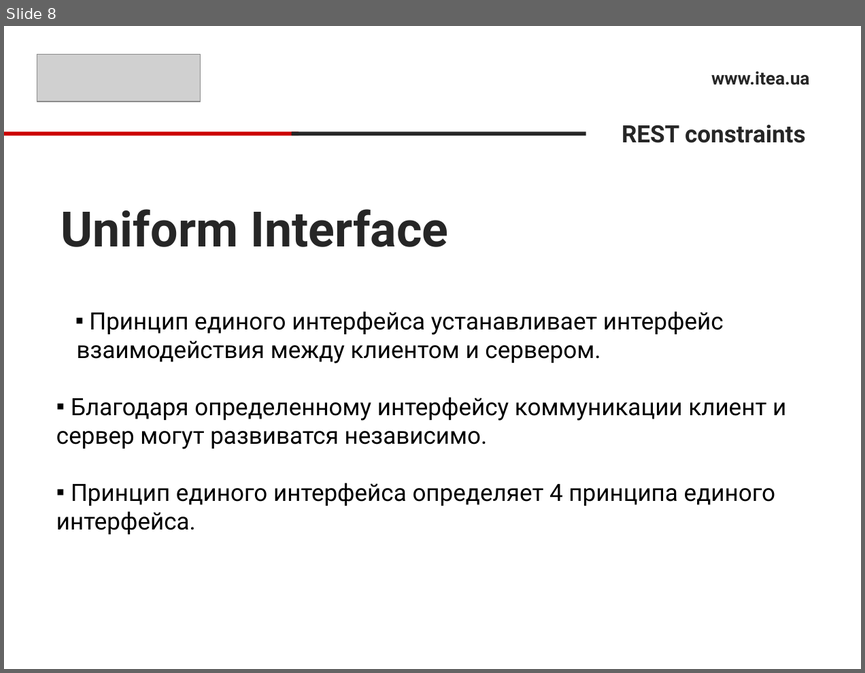
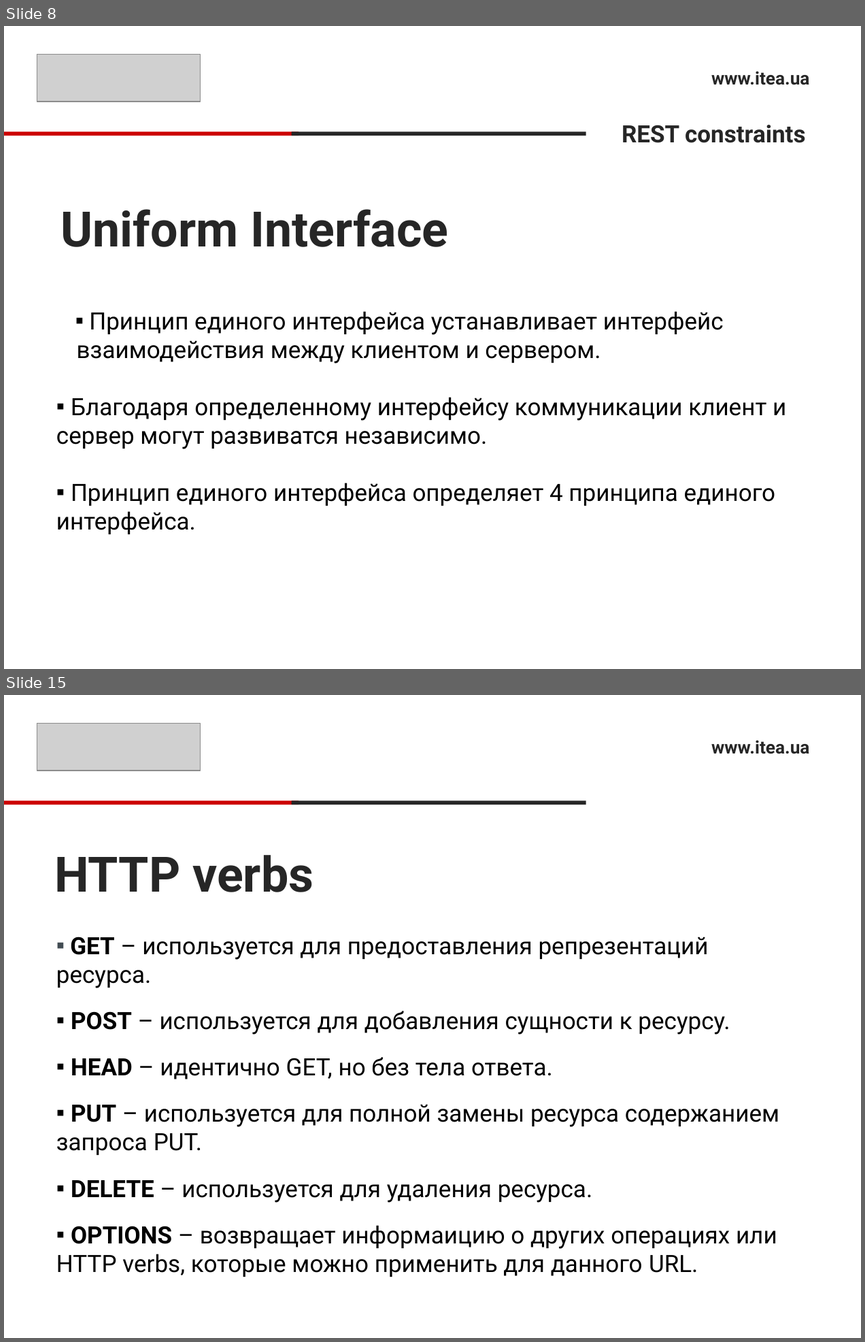
Before and after one commit to sonnov/NetCore, a slide deck: 5.Controller/Controller.pptx. Shown one above the other, each under a label of ours: slide 8 before the commit, slides 8 and 15 after it; the slides between them are not shown. The pictures are 865x673 and 865x1342 pixels, drawn with LibreOffice and Linux fonts; fonts in the diff are those of the drawing; grey boxes stand for pictures. Boxes give left, top, right and bottom in pixels: in the first picture for what was removed or moved away, otherwise in the second. Text is boxed around its words. In the diff, an @@ line names an element or a change of style, - is before the commit and + after.

```diff
--- a/5.Controller/Controller.pptx
+++ b/5.Controller/Controller.pptx
@@ slide 15 added at <box>4,695,861,1338</box>, background #FFFFFF @@
@@ picture added at <box>37,724,201,770</box> @@
@@ text added at <box>711,740,809,754</box>, 15 pt, text #262626, bold @@
+www.itea.ua
@@ rectangle added at <box>4,800,298,804</box>, fill #CC0000 @@
@@ rectangle added at <box>291,800,586,804</box>, fill #262626 @@
@@ title added at <box>54,855,313,892</box>, 41 pt, text #262626, bold @@
+HTTP verbs
@@ text added at <box>56,936,779,1276</box>, 20 pt, text #000000 @@
+▪ GET – используется для предоставления репрезентаций ресурса.
+▪ POST – используется для добавления сущности к ресурсу.
+▪ HEAD – идентично GET, но без тела ответа.
+▪ PUT – используется для полной замены ресурса содержанием запроса PUT.
+▪ DELETE – используется для удаления ресурса.
+▪ OPTIONS – возвращает информаицию о других операциях или HTTP verbs, которые можно применить для данного URL.
```
Also in this commit, not shown: 1 slide changed, 6 other slides added, 9 slides removed.
